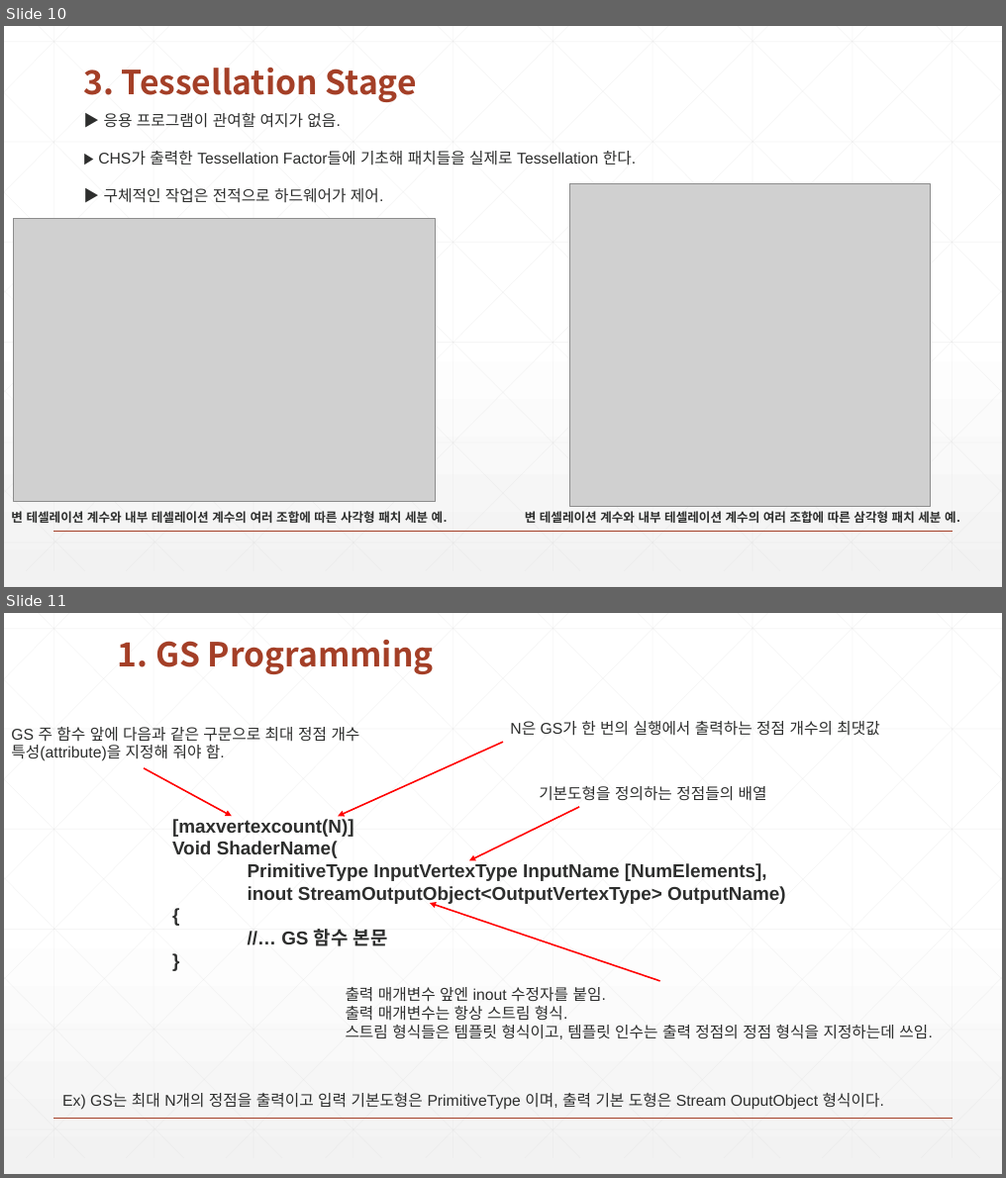
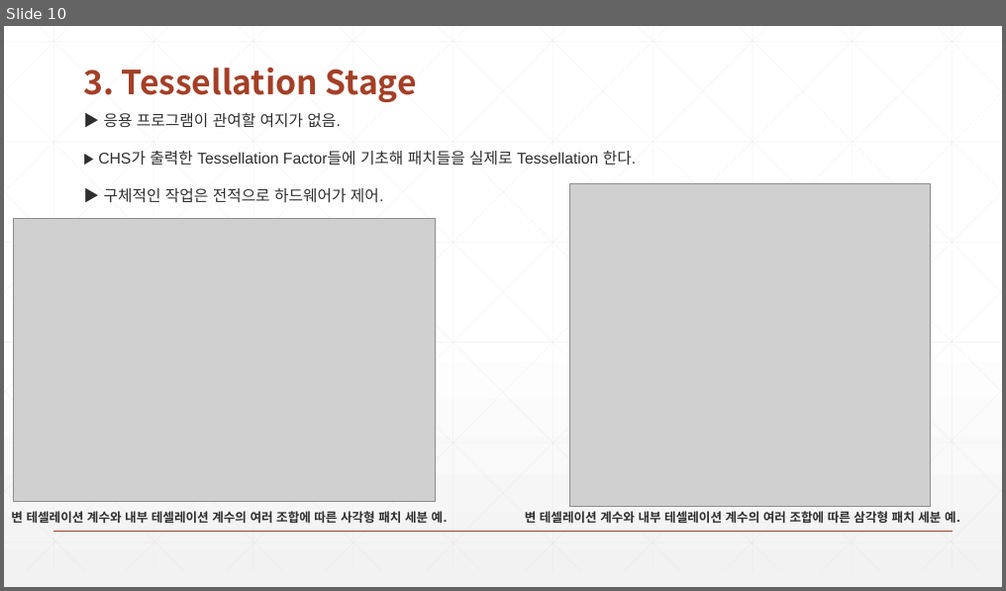
Before and after one commit to earthboom/CodingStudy, a slide deck: Common/Chapter14 Tessellation.pptx. Shown one above the other, each under a label of ours: slides 10 and 11 before the commit, slide 10 after it. The pictures are 1006x1178 and 1006x591 pixels, drawn with LibreOffice and Linux fonts; fonts in the diff are those of the drawing; grey boxes stand for pictures. Boxes give left, top, right and bottom in pixels: in the first picture for what was removed or moved away, otherwise in the second. Text is boxed around its words. In the diff, an @@ line names an element or a change of style, - is before the commit and + after.

```diff
--- a/Common/Chapter14 Tessellation.pptx
+++ b/Common/Chapter14 Tessellation.pptx
@@ slide 11 removed at (x1=4, y1=613, x2=1002, y2=1174), background gradient #FFFFFF to #F2F2F2; not listed: 47 template elements that a slide beside it also shows @@
@@ title removed at (x1=118, y1=640, x2=434, y2=674) @@
-1. GS Programming
@@ text removed at (x1=11, y1=727, x2=360, y2=761) @@
-GS 주 함수 앞에 다음과 같은 구문으로 최대 정점 개수 특성(attribute)을 지정해 줘야 함.
@@ text removed at (x1=510, y1=721, x2=879, y2=736) @@
-N은 GS가 한 번의 실행에서 출력하는 정점 개수의 최댓값
@@ arrow removed from (503, 742) to (338, 817) @@
@@ arrow removed from (144, 768) to (232, 817) @@
@@ text removed at (x1=539, y1=786, x2=767, y2=801) @@
-기본도형을 정의하는 정점들의 배열
@@ text removed at (x1=172, y1=819, x2=786, y2=947) @@
-[maxvertexcount(N)]
-Void ShaderName(
-PrimitiveType InputVertexType InputName [NumElements],
-inout StreamOutputObject<OutputVertexType> OutputName)
-{
-//… GS 함수 본문
-}
@@ arrow removed from (580, 807) to (469, 861) @@
@@ arrow removed from (660, 981) to (430, 903) @@
@@ text removed at (x1=346, y1=987, x2=933, y2=1040) @@
-출력 매개변수 앞엔 inout 수정자를 붙임.
-출력 매개변수는 항상 스트림 형식.
-스트림 형식들은 템플릿 형식이고, 템플릿 인수는 출력 정점의 정점 형식을 지정하는데 쓰임.
@@ text removed at (x1=62, y1=1093, x2=884, y2=1110) @@
-Ex) GS는 최대 N개의 정점을 출력이고 입력 기본도형은 PrimitiveType 이며, 출력 기본 도형은 Stream OuputObject 형식이다.
```
Also in this commit, not shown: 2 slides added, 16 other slides removed, 7 other files.
